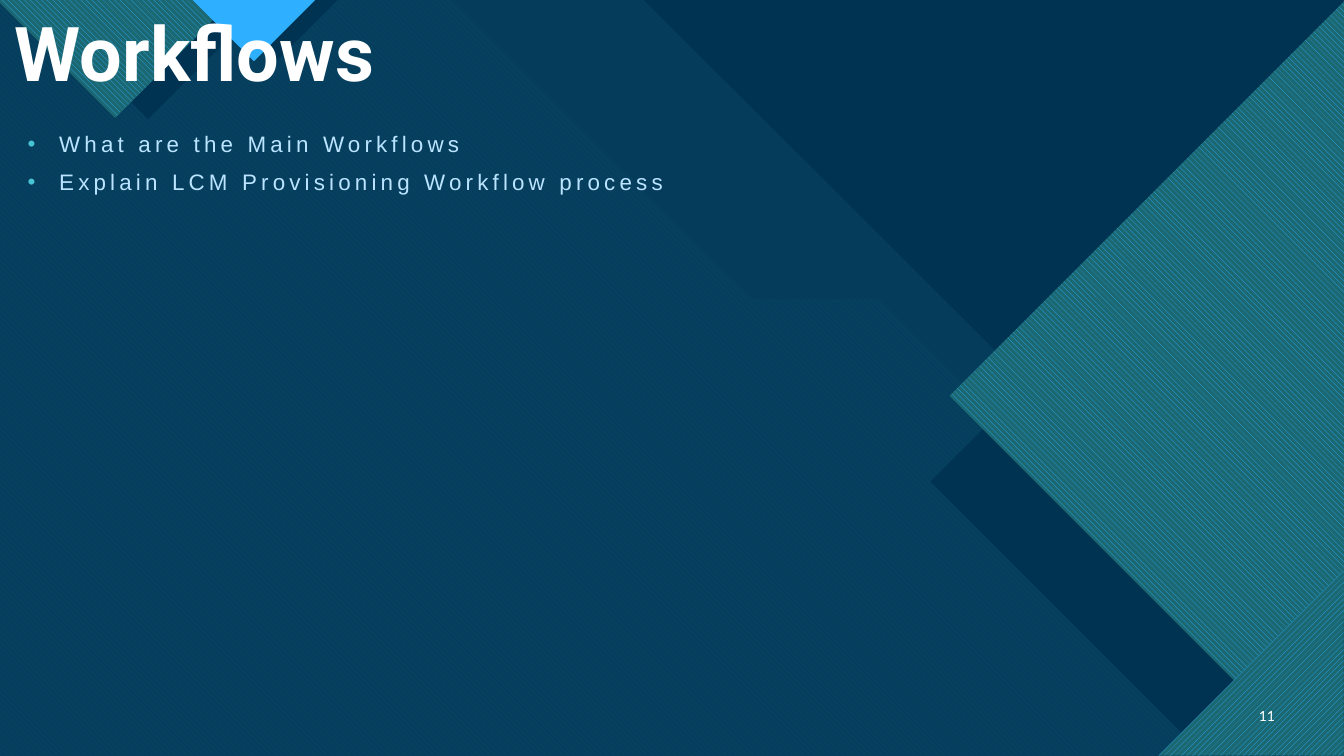
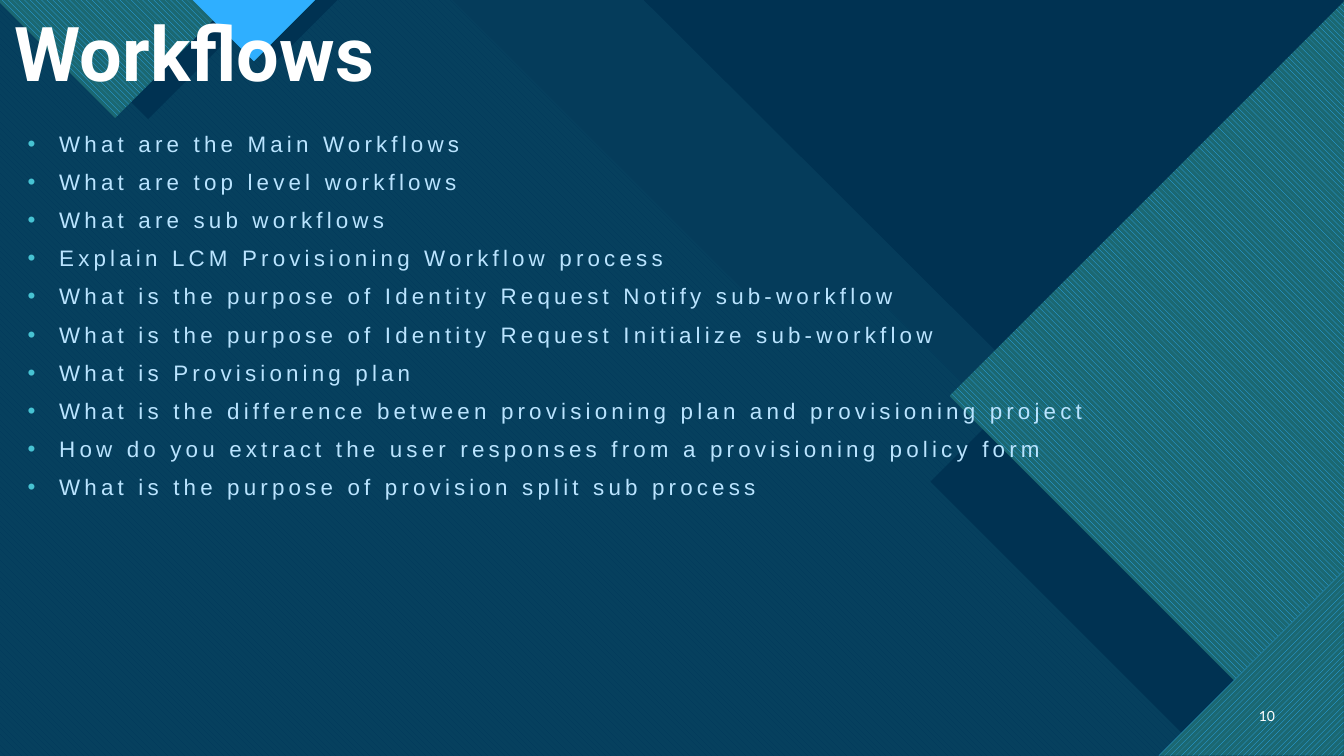
Before and after one commit to MVKR7/SailPoint-IIQ, a slide deck: slide 10 of Content/SailPoint_IdentityIQ_Interview_Questions.pptx (slide 11 before the commit). Drawn at 1344x756 pixels with LibreOffice and Linux fonts; fonts in the diff are those of the drawing. Boxes give left, top, right and bottom in pixels: in the first picture for what was removed or moved away, otherwise in the second. Text is boxed around its words. In the diff, an @@ line names an element or a change of style, - is before the commit and + after.

```diff
--- a/Content/SailPoint_IdentityIQ_Interview_Questions.pptx
+++ b/Content/SailPoint_IdentityIQ_Interview_Questions.pptx
@@ text at bbox=[59, 174, 456, 228]: paragraphs added @@
+• What are top level workflows
+• What are sub workflows
@@ text at bbox=[59, 288, 1082, 500]: paragraphs added @@
+• What is the purpose of Identity Request Notify sub-workflow
+• What is the purpose of Identity Request Initialize sub-workflow
+• What is Provisioning plan
+• What is the difference between provisioning plan and provisioning project
+• How do you extract the user responses from a provisioning policy form
+• What is the purpose of provision split sub process
@@ page number at bbox=[1259, 709, 1275, 725]: text changed @@
-11
+10
```
Also in this commit, not shown: 8 other slides changed, 1 slide added, 3 other files.
